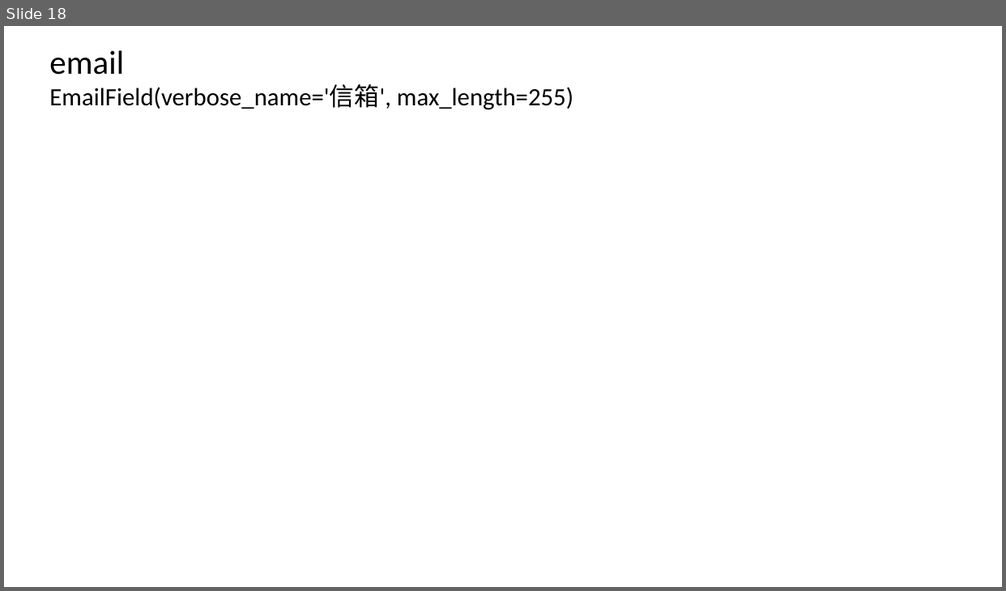
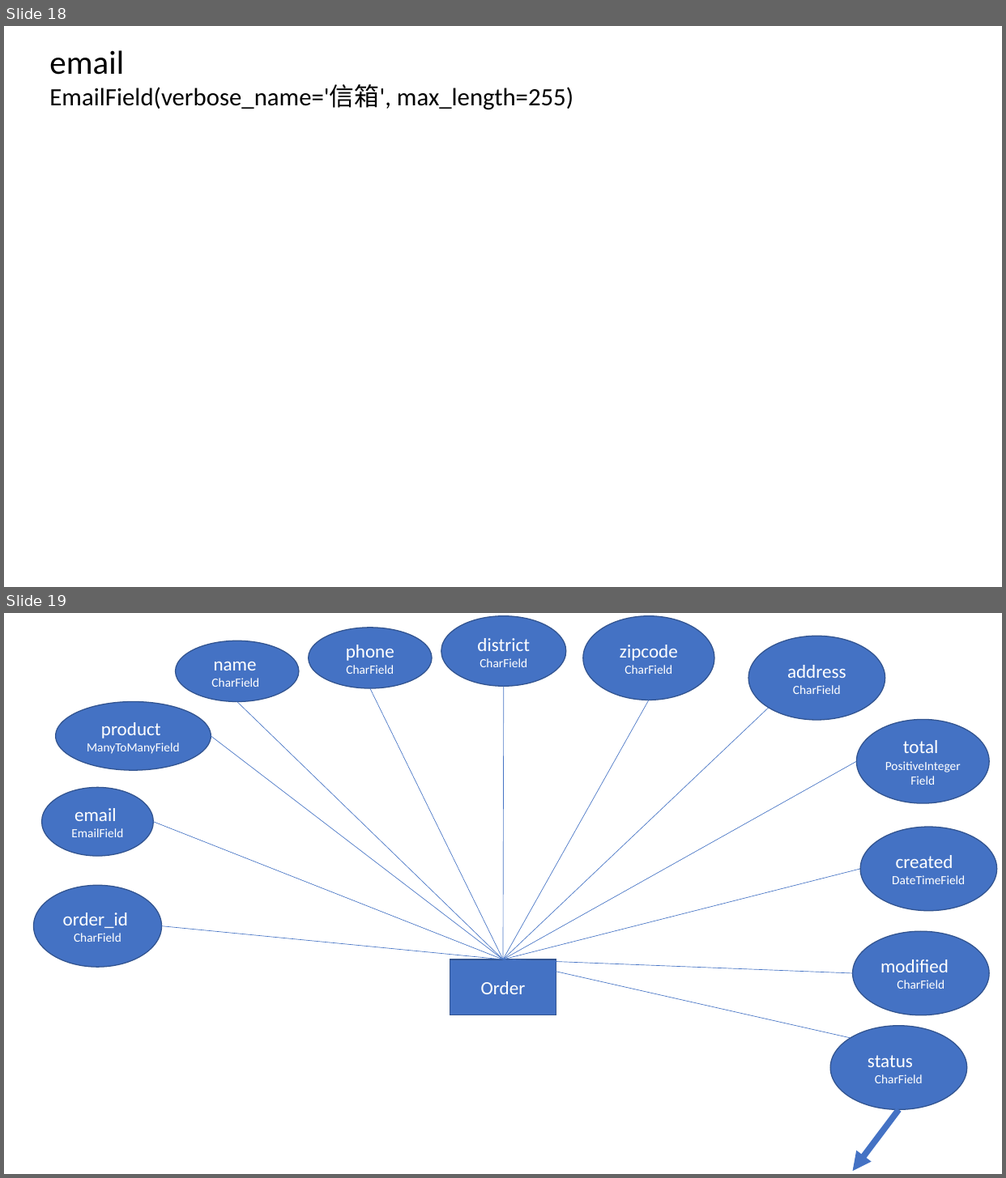
Before and after one commit to LouisLin511986/Django-eCommerce-tenant, a slide deck: model_set.pptx. Shown one above the other, each under a label of ours: slide 18 before the commit, slides 18 and 19 after it. The pictures are 1006x591 and 1006x1178 pixels, drawn with LibreOffice and Linux fonts; fonts in the diff are those of the drawing. Boxes give left, top, right and bottom in pixels: in the first picture for what was removed or moved away, otherwise in the second. Text is boxed around its words. In the diff, an @@ line names an element or a change of style, - is before the commit and + after.

```diff
--- a/model_set.pptx
+++ b/model_set.pptx
@@ slide 19 added at [4,613,1002,1174], background #FFFFFF @@
@@ ellipse added at [309,628,432,688], fill #4472C4, outline #325491 1 pt, 12 pt, text #FFFFFF @@
+phone CharField
@@ ellipse added at [441,616,566,687], fill #4472C4, outline #325491 1 pt, 12 pt, text #FFFFFF @@
+district CharField
@@ ellipse added at [583,616,714,700], fill #4472C4, outline #325491 1 pt, 12 pt, text #FFFFFF @@
+zipcode CharField
@@ ellipse added at [749,636,885,720], fill #4472C4, outline #325491 1 pt, 12 pt, text #FFFFFF @@
+address CharField
@@ ellipse added at [176,641,299,701], fill #4472C4, outline #325491 1 pt, 12 pt, text #FFFFFF @@
+name
+CharField
@@ ellipse added at [56,702,211,771], fill #4472C4, outline #325491 1 pt, 12 pt, text #FFFFFF @@
+product
+ManyToManyField
@@ line added from (236, 702) to (503, 960), #4472C4 0.5 pt @@
@@ line added from (370, 688) to (503, 960), #4472C4 0.5 pt @@
@@ line added from (504, 687) to (503, 960), #4472C4 0.5 pt @@
@@ line added from (649, 700) to (503, 960), #4472C4 0.5 pt @@
@@ line added from (769, 707) to (503, 960), #4472C4 0.5 pt @@
@@ ellipse added at [857,719,989,803], fill #4472C4, outline #325491 1 pt, 12 pt, text #FFFFFF @@
+total PositiveIntegerField
@@ line added from (211, 736) to (503, 960), #4472C4 0.5 pt @@
@@ line added from (857, 761) to (503, 960), #4472C4 0.5 pt @@
@@ ellipse added at [41,787,153,856], fill #4472C4, outline #325491 1 pt, 12 pt, text #FFFFFF @@
+email
+EmailField
@@ line added from (154, 822) to (503, 960), #4472C4 0.5 pt @@
@@ ellipse added at [860,827,997,911], fill #4472C4, outline #325491 1 pt, 12 pt, text #FFFFFF @@
+created DateTimeField
@@ line added from (860, 869) to (503, 960), #4472C4 0.5 pt @@
@@ ellipse added at [33,885,161,967], fill #4472C4, outline #325491 1 pt, 12 pt, text #FFFFFF @@
+order_id CharField
@@ line added from (162, 926) to (503, 960), #4472C4 0.5 pt @@
@@ ellipse added at [853,931,989,1015], fill #4472C4, outline #325491 1 pt, 12 pt, text #FFFFFF @@
+modified CharField
@@ rectangle added at [450,960,556,1016], fill #4472C4, outline #325491 1 pt, 18 pt, text #FFFFFF @@
+Order
@@ line added from (503, 960) to (853, 973), #4472C4 0.5 pt @@
@@ line added from (850, 1038) to (503, 960), #4472C4 0.5 pt @@
@@ ellipse added at [830,1026,967,1110], fill #4472C4, outline #325491 1 pt, 12 pt, text #FFFFFF @@
+status CharField
@@ arrow added from (898, 1110) to (853, 1171), #4472C4 6 pt @@
```
Also in this commit, not shown: 3 slides changed, 6 other slides added, 35 other files.
